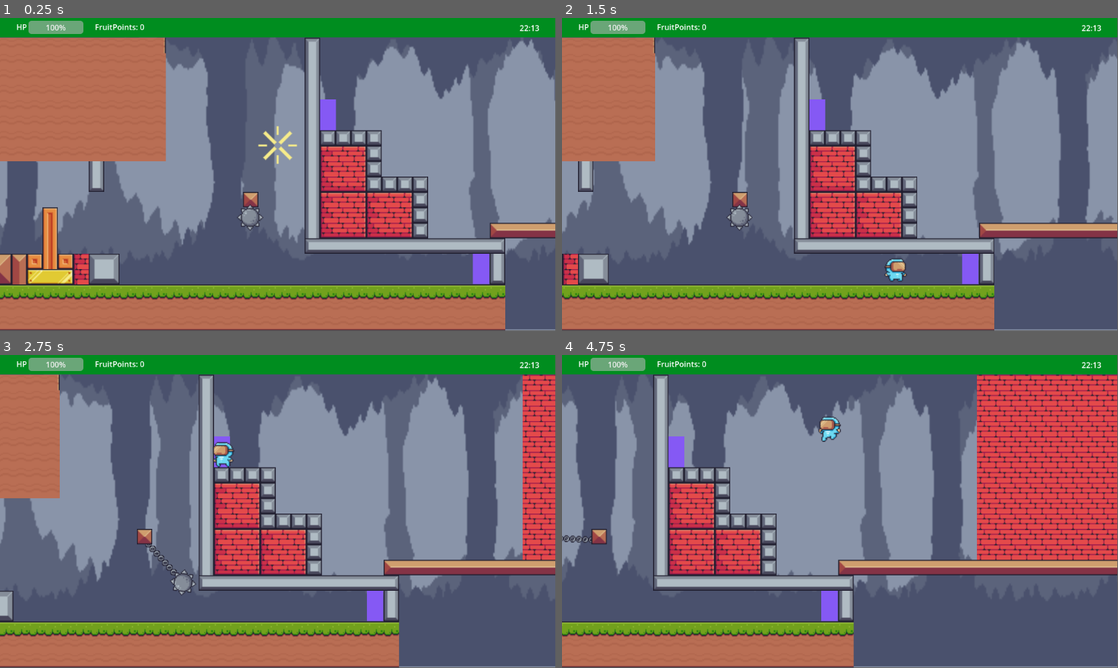
Above: before the commit, frames 1-4 (two rows, left to right).
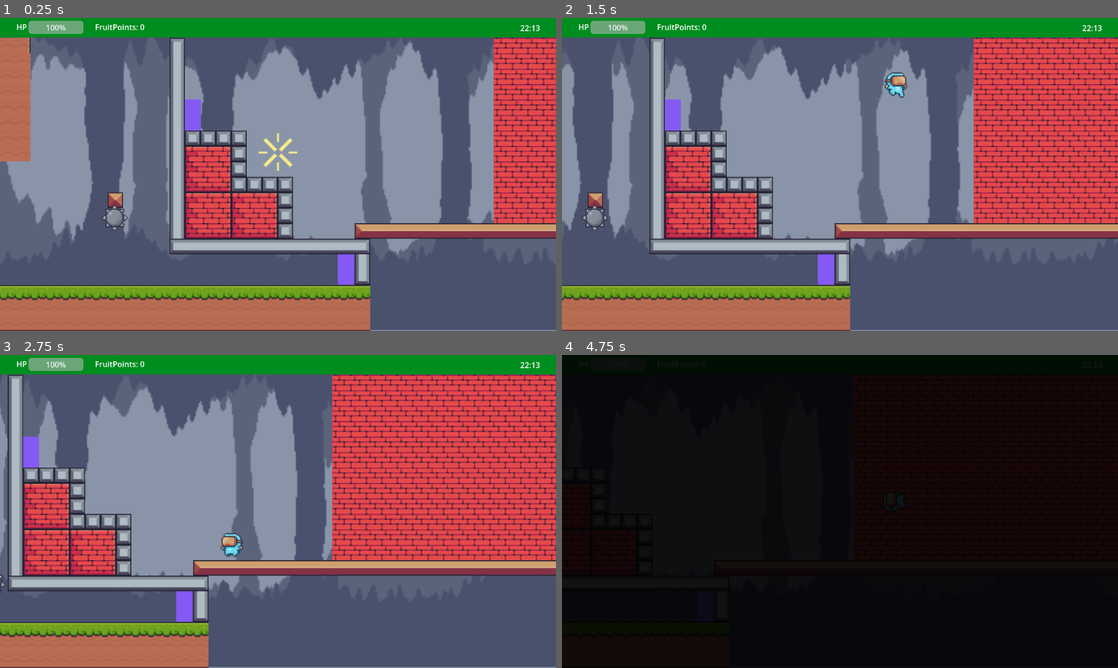
Above: after the commit, the same moments.

Repository: NULLPX-a/Juego-Fundamentos
Game: Godot game, scene res://Escenas/Pantallas/Pantalla_1.tscn
The game is run twice, just before and just after one commit, with the same random seed, the same clock (stepped at 60 frames per second) and the same inputs.
Inputs:
- Up to frame 1 (0.25 s): no input
- Up to frame 2 (1.5 s): tap Enter (ui_accept) at 0.5, 0.77 s; hold Right (ui_right) from 0.53 s (still down)
- Up to frame 3 (2.75 s): tap Enter (ui_accept) at 1.52 s; release Right (ui_right) at 2.03 s; hold Left (ui_left) from 2.03 s (still down)
- Up to frame 4 (4.75 s): release Left (ui_left) at 2.78 s; hold Right (ui_right) 2.78-4.28 s; tap Enter (ui_accept) at 3.02, 3.77, 4.52 s; hold Left (ui_left) from 4.28 s (still down)
In our replay, the window is 799x449 before the commit and 800x450 after it. These sizes can differ from the game's own. Grey fills any space a smaller window leaves; there, only what the larger window draws over its background counts as a difference.

The runs differ from the first frame. In frame 1, 54% of the frame differs, in the area x 0-100%, y 0-100%; in frame 2, 57%; in frame 3, 60%; in frame 4, 100%.

Commit message:
Conversaciones, hechas

Diff:
--- a/Escenas/Escenarios/escena1.tscn
+++ b/Escenas/Escenarios/escena1.tscn
@@ -15,7 +15,7 @@
 [ext_resource type="Script" uid="uid://bcpcfx0sr7lpv" path="res://Escenas/Escenarios/virtual_bocadillo.gd" id="13_rg15u"]
 
 [sub_resource type="Animation" id="Animation_t8hux"]
-length = 0.001
+length = 15.0
 tracks/0/type = "value"
 tracks/0/imported = false
 tracks/0/enabled = true
@@ -100,10 +100,34 @@
 "update": 1,
 "values": [""]
 }
+tracks/7/type = "value"
+tracks/7/imported = false
+tracks/7/enabled = true
+tracks/7/path = NodePath("animaciones:position")
+tracks/7/interp = 1
+tracks/7/loop_wrap = true
+tracks/7/keys = {
+"times": PackedFloat32Array(0),
+"transitions": PackedFloat32Array(1),
+"update": 0,
+"values": [Vector2(-30, 575)]
+}
+tracks/8/type = "value"
+tracks/8/imported = false
+tracks/8/enabled = true
+tracks/8/path = NodePath("ColorRect:color")
+tracks/8/interp = 1
+tracks/8/loop_wrap = true
+tracks/8/keys = {
+"times": PackedFloat32Array(0),
+"transitions": PackedFloat32Array(1),
+"update": 0,
+"values": [Color(0, 0, 0, 1)]
+}
 
 [sub_resource type="Animation" id="Animation_dl4yo"]
 resource_name = "act1"
-length = 16.0
+length = 38.0
 tracks/0/type = "value"
 tracks/0/imported = false
 tracks/0/enabled = true
@@ -111,10 +135,10 @@
 tracks/0/interp = 1
 tracks/0/loop_wrap = true
 tracks/0/keys = {
-"times": PackedFloat32Array(0, 3),
-"transitions": PackedFloat32Array(1, 1),
-"update": 0,
-"values": [Vector2(120, 575), Vector2(370, 575)]
+"times": PackedFloat32Array(0, 3, 34, 37),
+"transitions": PackedFloat32Array(1, 1, 1, 1),
+"update": 0,
+"values": [Vector2(120, 575), Vector2(370, 575), Vector2(370, 575), Vector2(-30, 575)]
 }
 tracks/1/type = "value"
 tracks/1/imported = false
@@ -123,10 +147,10 @@
 tracks/1/interp = 1
 tracks/1/loop_wrap = true
 tracks/1/keys = {
-"times": PackedFloat32Array(0),
-"transitions": PackedFloat32Array(1),
+"times": PackedFloat32Array(0, 34),
+"transitions": PackedFloat32Array(1, 1),
 "update": 1,
-"values": [false]
+"values": [false, true]
 }
 tracks/2/type = "value"
 tracks/2/imported = false
@@ -135,10 +159,10 @@
 tracks/2/interp = 1
 tracks/2/loop_wrap = true
 tracks/2/keys = {
-"times": PackedFloat32Array(0, 3),
-"transitions": PackedFloat32Array(1, 1),
+"times": PackedFloat32Array(0, 3, 34),
+"transitions": PackedFloat32Array(1, 1, 1),
 "update": 1,
-"values": [&"run", &"idle"]
+"values": [&"run", &"idle", &"run"]
 }
 tracks/3/type = "value"
 tracks/3/imported = false
@@ -183,10 +207,10 @@
 tracks/6/interp = 1
 tracks/6/loop_wrap = true
 tracks/6/keys = {
-"times": PackedFloat32Array(7, 7.1),
-"transitions": PackedFloat32Array(1, 1),
+"times": PackedFloat32Array(7, 7.1, 11.5, 29),
+"transitions": PackedFloat32Array(1, 1, 1, 1),
 "update": 1,
-"values": ["", "Hola, que tal?"]
+"values": ["", "Hola, que tal?", "¿Porque?", "No si estas fregado"]
 }
 tracks/7/type = "value"
 tracks/7/imported = false
@@ -195,10 +219,22 @@
 tracks/7/interp = 1
 tracks/7/loop_wrap = true
 tracks/7/keys = {
-"times": PackedFloat32Array(7.3, 7.4),
-"transitions": PackedFloat32Array(1, 1),
+"times": PackedFloat32Array(9, 9.099999, 13, 16, 19, 23, 27, 32),
+"transitions": PackedFloat32Array(1, 1, 1, 1, 1, 1, 1, 1),
 "update": 1,
-"values": ["", "Hola, aqui preocupado"]
+"values": ["", "Hola, aqui preocupado", "Tengo que hacer 3 escenarios", "Y el Ing. Raul me dijo que...", "Que si no hacía los 3 escenarios", "Que mejor me cambiara a Derecho", "Y solo he hecho 1", "Si ya me voy mejor"]
+}
+tracks/8/type = "value"
+tracks/8/imported = false
+tracks/8/enabled = true
+tracks/8/path = NodePath("ColorRect:color")
+tracks/8/interp = 1
+tracks/8/loop_wrap = true
+tracks/8/keys = {
+"times": PackedFloat32Array(0, 36, 38),
+"transitions": PackedFloat32Array(1, 1, 1),
+"update": 0,
+"values": [Color(0, 0, 0, 0), Color(0, 0, 0, 0), Color(0, 0, 0, 1)]
 }
 
 [sub_resource type="AnimationLibrary" id="AnimationLibrary_tb46p"]
@@ -937,6 +973,8 @@
 }
 
 [node name="Node2D" type="Node2D" unique_id=1107837696]
+top_level = true
+position = Vector2(0, -1)
 
 [node name="AnimationPlayer" type="AnimationPlayer" parent="." unique_id=622171202]
 libraries/ = SubResource("AnimationLibrary_tb46p")
@@ -947,7 +985,7 @@
 tile_set = SubResource("TileSet_itjdk")
 
 [node name="animaciones" type="AnimatedSprite2D" parent="." unique_id=1578226327]
-position = Vector2(370, 575)
+position = Vector2(-30, 575)
 scale = Vector2(2.28125, 2.28125)
 sprite_frames = SubResource("SpriteFrames_l4q2g")
 animation = &"run"
@@ -993,13 +1031,15 @@
 script = ExtResource("13_rg15u")
 
 [node name="Label" type="Label" parent="pink_Bocadillo" unique_id=447768526]
-offset_left = -154.84677
-offset_top = -94.47864
-offset_right = 136.15323
-offset_bottom = 26.521362
+offset_left = -150.35837
+offset_top = -103.06763
+offset_right = 140.64163
+offset_bottom = 17.932373
 theme_override_colors/font_color = Color(0, 0, 0, 1)
 theme_override_font_sizes/font_size = 43
 horizontal_alignment = 1
+vertical_alignment = 1
+autowrap_mode = 3
 metadata/_edit_use_anchors_ = true
 
 [node name="Timer" type="Timer" parent="pink_Bocadillo" unique_id=857424700]
@@ -1010,28 +1050,39 @@
 
 [node name="virtual_Bocadillo" type="Sprite2D" parent="." unique_id=429715574]
 visible = false
-position = Vector2(484.00003, 540.00006)
-scale = Vector2(0.44560185, 0.23285711)
+position = Vector2(494.92416, 535.37506)
+scale = Vector2(0.49617654, 0.2592858)
 texture = ExtResource("12_tb46p")
 flip_h = true
 script = ExtResource("13_rg15u")
 
 [node name="Label" type="Label" parent="virtual_Bocadillo" unique_id=226832917]
-offset_left = -130.16104
-offset_top = -111.65637
-offset_right = 160.83896
-offset_bottom = 9.343628
+offset_left = -138.91057
+offset_top = -132.57588
+offset_right = 152.08943
+offset_bottom = 50.424118
 theme_override_colors/font_color = Color(0, 0, 0, 1)
 theme_override_font_sizes/font_size = 43
 horizontal_alignment = 1
+vertical_alignment = 1
+autowrap_mode = 3
 metadata/_edit_use_anchors_ = true
 
 [node name="Timer" type="Timer" parent="virtual_Bocadillo" unique_id=264456777]
+wait_time = 0.1
 
 [node name="Timer_escondeB" type="Timer" parent="virtual_Bocadillo" unique_id=1367760706]
+wait_time = 0.1
+
+[node name="ColorRect" type="ColorRect" parent="." unique_id=78954471]
+offset_left = 97.0
+offset_top = -13.0
+offset_right = 1147.0
+offset_bottom = 654.0
+color = Color(0, 0, 0, 1)
+metadata/_edit_use_anchors_ = true
 
 [connection signal="timeout" from="pink_Bocadillo/Timer" to="pink_Bocadillo" method="_on_timer_timeout"]
 [connection signal="timeout" from="pink_Bocadillo/Timer_escondeB" to="pink_Bocadillo" method="_on_timer_esconde_b_timeout"]
-[connection signal="timeout" from="pink_Bocadillo/Timer_escondeB" to="pink_Bocadillo" method="_on_timer_timeout"]
 [connection signal="timeout" from="virtual_Bocadillo/Timer" to="virtual_Bocadillo" method="_on_timer_timeout"]
 [connection signal="timeout" from="virtual_Bocadillo/Timer_escondeB" to="virtual_Bocadillo" method="_on_timer_esconde_b_timeout"]
--- a/Escenas/Escenarios/virtual_bocadillo.gd
+++ b/Escenas/Escenarios/virtual_bocadillo.gd
@@ -1,19 +1,35 @@
 extends Sprite2D
 
-@export var texto:String = "":
+var _texto:String = ""
+var index:int = 0
+
+@export var texto:String:
 	set(value):
+		# 🔥 Reiniciar TODO para evitar bugs en siguientes diálogos
+		$Timer.stop()
+		$Timer_escondeB.stop()
+
+		_texto = value
 		visible = true
-		texto = value
+
+		$Label.text = ""
+		index = 0
+
 		$Timer.start()
+	get:
+		return _texto
 
-var index = 0;
+
+func mostrar_texto(nuevo_texto:String):
+	texto = nuevo_texto
+
 
 func _on_timer_timeout() -> void:
-	if index >= texto.length():
+	if index >= _texto.length():
+		$Timer.stop()
 		$Timer_escondeB.start()
-		$Timer.stop()
 	else:
-		$Label.text = $Label.text + texto[index]
+		$Label.text += _texto[index]
 		index += 1
 
 
--- a/Escenas/Pantallas/Pantalla_1.tscn
+++ b/Escenas/Pantallas/Pantalla_1.tscn
@@ -10,6 +10,7 @@
 [ext_resource type="PackedScene" uid="uid://fiqssvboj7fb" path="res://Escenas/Escenarios/Enemigos/spike_ball.tscn" id="7_hpnao"]
 [ext_resource type="PackedScene" uid="uid://dwu3b37uap01f" path="res://Escenas/Escenarios/fruit.tscn" id="8_bsgtc"]
 [ext_resource type="PackedScene" uid="uid://cpuh2td0c88fv" path="res://Escenas/Escenarios/Portal.tscn" id="10_iw5ls"]
+[ext_resource type="Script" uid="uid://cyrq2wily4gdg" path="res://Escenas/Pantallas/init_cut_scene_1.gd" id="11_7veke"]
 
 [sub_resource type="Curve2D" id="Curve2D_rw0ga"]
 _data = {
@@ -55,12 +56,67 @@
 &"regular_move": SubResource("Animation_6w47b")
 }
 
+[sub_resource type="RectangleShape2D" id="RectangleShape2D_iw5ls"]
+size = Vector2(76, 383.25)
+
+[sub_resource type="Animation" id="Animation_3esjv"]
+length = 0.001
+tracks/0/type = "value"
+tracks/0/imported = false
+tracks/0/enabled = true
+tracks/0/path = NodePath("CanvasLayer/ColorRect:color")
+tracks/0/interp = 1
+tracks/0/loop_wrap = true
+tracks/0/keys = {
+"times": PackedFloat32Array(0),
+"transitions": PackedFloat32Array(1),
+"update": 0,
+"values": [Color(0, 0, 0, 0)]
+}
+
+[sub_resource type="Animation" id="Animation_s0k8v"]
+resource_name = "to_black"
+tracks/0/type = "value"
+tracks/0/imported = false
+tracks/0/enabled = true
+tracks/0/path = NodePath("CanvasLayer/ColorRect:color")
+tracks/0/interp = 1
+tracks/0/loop_wrap = true
+tracks/0/keys = {
+"times": PackedFloat32Array(0, 1),
+"transitions": PackedFloat32Array(1, 1),
+"update": 0,
+"values": [Color(0, 0, 0, 0), Color(0, 0, 0, 1)]
+}
+
+[sub_resource type="Animation" id="Animation_aetoh"]
+resource_name = "to_transparent"
+tracks/0/type = "value"
+tracks/0/imported = false
+tracks/0/enabled = true
+tracks/0/path = NodePath("CanvasLayer/ColorRect:color")
+tracks/0/interp = 1
+tracks/0/loop_wrap = true
+tracks/0/keys = {
+"times": PackedFloat32Array(0, 1),
+"transitions": PackedFloat32Array(1, 1),
+"update": 0,
+"values": [Color(0, 0, 0, 1), Color(0, 0, 0, 0)]
+}
+
+[sub_resource type="AnimationLibrary" id="AnimationLibrary_nrf4t"]
+_data = {
+&"RESET": SubResource("Animation_3esjv"),
+&"to_black": SubResource("Animation_s0k8v"),
+&"to_transparent": SubResource("Animation_aetoh")
+}
+
 [node name="Node2D" type="Node2D" unique_id=98405551]
 
 [node name="PlayerInfo" parent="." unique_id=126177048 instance=ExtResource("1_ti0p8")]
 
 [node name="virtual_guy" parent="." unique_id=783472880 instance=ExtResource("1_m2ho7")]
-position = Vector2(4073, 236)
+position = Vector2(4354, 250)
 
 [node name="TileMapLayer" parent="." unique_id=1256577616 instance=ExtResource("2_m2ho7")]
 
@@ -116,3 +172,25 @@
 
 [node name="portal2" parent="." unique_id=98502170 instance=ExtResource("10_iw5ls")]
 position = Vector2(4496, 527)
+
+[node name="init_cutScene1" type="Area2D" parent="." unique_id=442394039]
+collision_mask = 16
+script = ExtResource("11_7veke")
+
+[node name="CollisionShape2D" type="CollisionShape2D" parent="init_cutScene1" unique_id=1529006800]
+top_level = true
+position = Vector2(4940, 233.625)
+shape = SubResource("RectangleShape2D_iw5ls")
+
+[node name="CanvasLayer" type="CanvasLayer" parent="init_cutScene1" unique_id=1393471734]
+
+[node name="ColorRect" type="ColorRect" parent="init_cutScene1/CanvasLayer" unique_id=1664576943]
+offset_right = 1270.0
+offset_bottom = 650.0
+color = Color(0, 0, 0, 0)
+
+[node name="AnimationPlayer" type="AnimationPlayer" parent="init_cutScene1" unique_id=1360395961]
+libraries/ = SubResource("AnimationLibrary_nrf4t")
+
+[connection signal="body_entered" from="init_cutScene1" to="init_cutScene1" method="_on_body_entered"]
+[connection signal="animation_finished" from="init_cutScene1/AnimationPlayer" to="init_cutScene1" method="_on_animation_player_animation_finished"]
--- /dev/null
+++ b/Escenas/Pantallas/init_cut_scene_1.gd
@@ -0,0 +1,28 @@
+extends Area2D
+
+@onready var escena = preload("res://Escenas/Escenarios/escena1.tscn").instantiate()
+var permiso = true
+
+func _on_body_entered(_body: Node2D) -> void:
+	if permiso:
+		permiso = false
+		_body.block_nija = true
+		$AnimationPlayer.play("to_black")
+	else:
+		queue_free()
+
+func _on_animation_player_animation_finished(_anim_name: StringName) -> void:
+	if (_anim_name == "to_black"):
+		get_parent().get_node("PlayerInfo").visible = false
+		escena.get_node("AnimationPlayer").connect("animation_finished", on_escene_end)
+		get_parent().add_child(escena)
+		escena.get_node("Path2D/PathFollow2D/Camera2D").make_current()
+		$AnimationPlayer.play("to_transparent")
+
+func on_escene_end(anim_name):
+	if (anim_name == "act1"):
+		$AnimationPlayer.stop()
+		escena.queue_free()
+		$AnimationPlayer.play("to_transparent")
+		get_parent().get_node("virtual_guy").block_nija = false
+		get_parent().get_node("PlayerInfo").visible = true
--- a/Escenas/Personajes/virtual_guy.gd
+++ b/Escenas/Personajes/virtual_guy.gd
@@ -2,7 +2,7 @@
 
 
 const SPEED = 300.0
-const JUMP_VELOCITY = GeneralRules.FrogJumpPower
+const JUMP_VELOCITY = -450
 var health = 100
 var fruitCount = 0
 var allow_animation:bool = false
@@ -13,10 +13,14 @@
 var double_jump: bool = false
 var ray_cast_dimesion = 10.5
 var direction
+var block_nija = false
 var stuck_on_wall : bool = false
 
 
 func _physics_process(delta: float) -> void:
+
+	if block_nija: return;
+
 	if is_on_floor():
 		#Esto es para ayudar a indicar que se reinicia el timer
 		leaved_floor = false
--- a/project.godot
+++ b/project.godot
@@ -19,6 +19,11 @@
 
 GeneralRules="*uid://bf2oej7k8egco"
 
+[display]
+
+window/stretch/mode="viewport"
+window/stretch/aspect="ignore"
+
 [global_group]
 
 wall_jump=""
Not shown, added: Escenas/Pantallas/init_cut_scene_1.gd.uid
